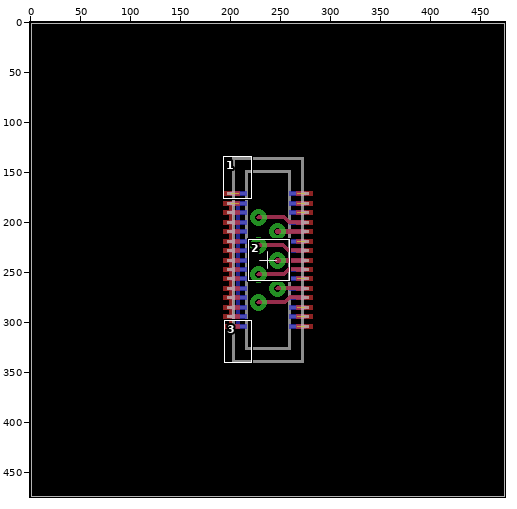
Sprite sheet -- Starter/board.png. Above: a wide view before the commit, with the close-up outlined.
Close-up. Old version:
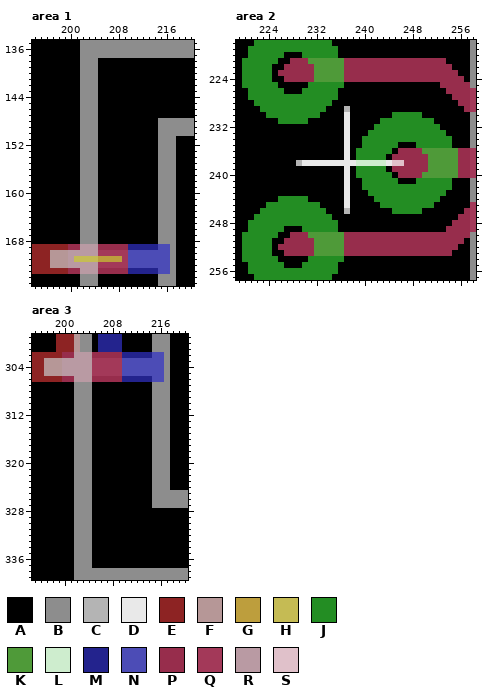
The file is 475x475 pixels. Colours within 5 levels of each other are drawn and written as one. Shown: area 1: x 194..220, y 135..175; area 2: x 219..258, y 218..257; area 3: x 195..220, y 299..339. The commit also changed other parts of the picture, which this record leaves out.
Palette (. is transparent): A #000000  B #8d8d8d  C #b4b4b4  D #e9e9e9  E #8d2323  F #b69797  G #bd9e3d  H #c5bb54  J #238d23  K #4f9a39  L #ceedce  M #23238d  N #4c4cb6  P #972d4c  Q #a33959  R #b99aa3  S #e0c1ca
And afterwards:
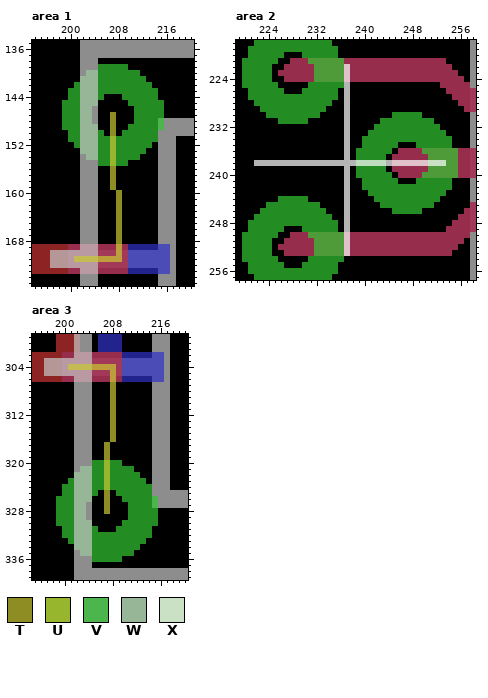
Colours new in this view: T #8d8d23  U #97b62d  V #4cb64c  W #97b697  X #cbe1c5
Edits made:
colour L: #ceedce -> #beddbe
Changed rows in their new state; - is a pixel that keeps its letter.
Area 1:
first column x 199:
139 ------JJJJJ------
140 ----WWJJJJJJJ----
141 ---WWWJJJJJJJJ---
142 --JWWWJJJJJJJJJ--
143 -JJWWWJJJJJJJJJJ-
144 -JJWWWJ---JJJJJJ-
145 JJJWWW-----JJJJJJ
146 JJJWW-------JJJJJ
147 JJJWW---T---JJJJJ
148 JJJWW---T---JJJJV
149 JJJWWW--T--JJJJJV
150 -JJWWWJ-T-JJJJJJ-
151 -JJWWWJJUJJJJJJJ-
152 --JWWWJJUJJJJJJ--
153 ---WWWJJUJJJJJ---
154 ----WWJJUJJJJ----
155 ------JJUJJ------
156 --------T--------
157 --------T--------
158 --------T--------
159 --------T--------
160 ---------T-------
161 ---------T-------
162 ---------T-------
163 ---------T-------
164 ---------T-------
165 ---------T-------
166 ---------T-------
167 ---------T-------
168 ---------T-------
169 ---------G-------
170 ---------G-------
Area 2:
first column x 222:
222 ---------------S----------------
223 ---------------S----------------
224 ---------------S----------------
225 ---------------C----------------
226 ---------------C----------------
227 ---------------C----------------
228 ---------------C----------------
230 ---------------C----------------
231 ---------------C----------------
232 ---------------C----------------
233 ---------------C----------------
234 ---------------C----------------
235 ---------------C----------------
236 ---------------C----------------
237 ---------------C----------------
238 CCCCCCC-CCCCCCCCC-----C--SSSSXXX
239 ---------------C----------------
240 ---------------C----------------
241 ---------------C----------------
242 ---------------C----------------
243 ---------------C----------------
244 ---------------C----------------
245 ---------------C----------------
247 ---------------C----------------
248 ---------------C----------------
249 ---------------C----------------
250 ---------------S----------------
251 ---------------S----------------
252 ---------------S----------------
253 ---------------S----------------
Area 3:
first column x 199:
304 --HHHHGGGG-------
305 ---------G-------
306 ---------G-------
307 ---------T-------
308 ---------T-------
309 ---------T-------
310 ---------T-------
311 ---------T-------
312 ---------T-------
313 ---------T-------
314 ---------T-------
315 ---------T-------
316 ---------T-------
317 --------T--------
318 --------T--------
319 --------T--------
320 ------JJUJJ------
321 ----WWJJUJJJJ----
322 ---WWWJJUJJJJJ---
323 --JWWWJJUJJJJJJ--
324 -JJWWWJJUJJJJJJJ-
325 -JJWWWJ-T-JJJJJJ-
326 JJJWWW--T--JJJJJV
327 JJJWW---T---JJJJV
328 JJJWW---T---JJJJJ
329 JJJWW-------JJJJJ
330 JJJWWW-----JJJJJJ
331 -JJWWWJ---JJJJJJ-
332 -JJWWWJJJJJJJJJJ-
333 --JWWWJJJJJJJJJ--
334 ---WWWJJJJJJJJ---
335 ----WWJJJJJJJ----
336 ------JJJJJ------
Boxes around the changes in both close-ups, in picture pixels (x1, y1, x2, y2):
changed: (62, 64, 164, 256)
changed: (254, 64, 446, 256)
changed: (56, 364, 158, 562)
